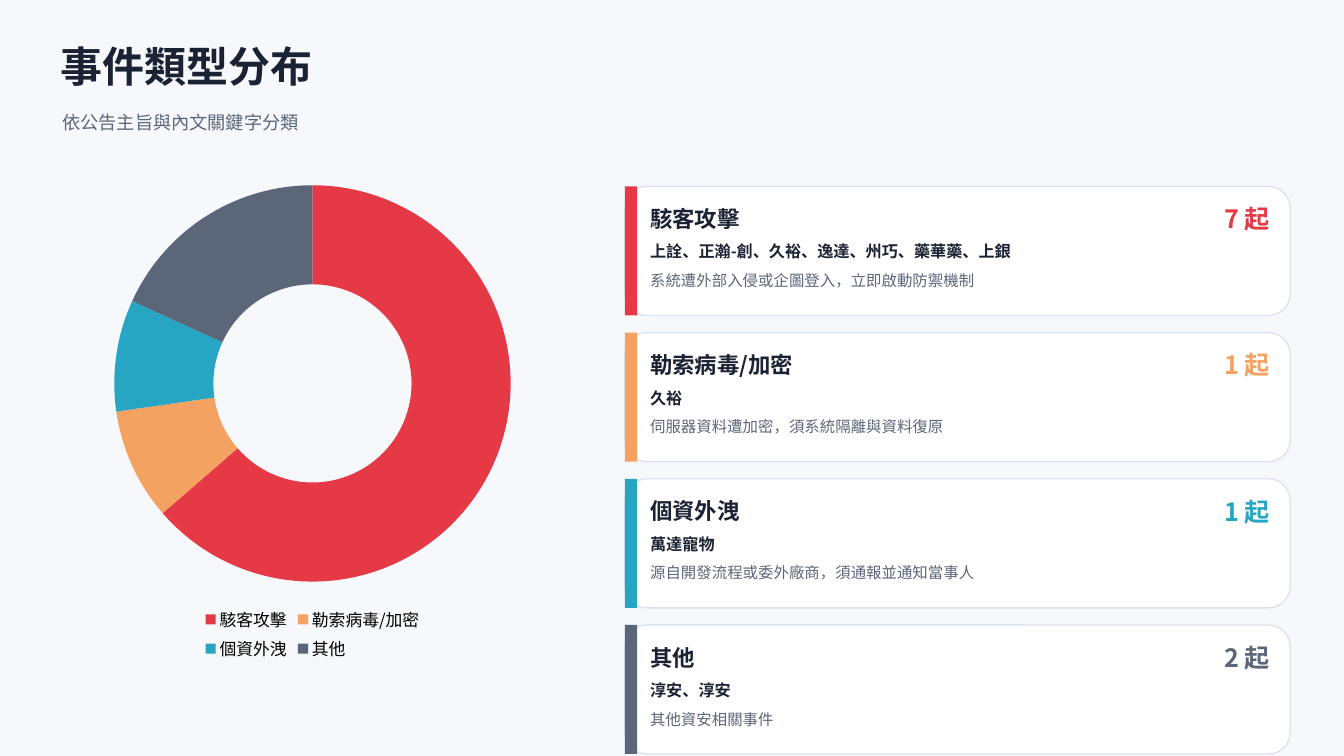
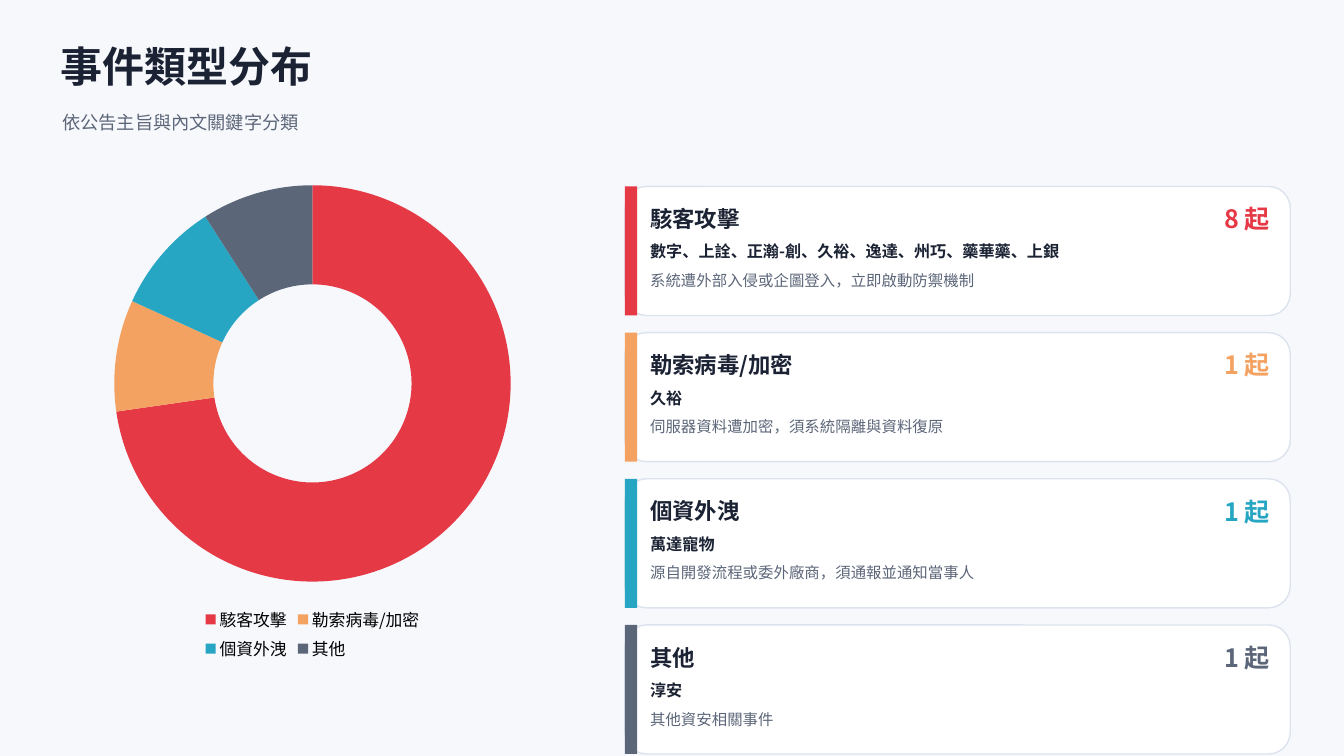
Before and after one commit to Johnnylin77/mops-isec-monitor, a slide deck: slide 3 of 資安事件因應分析.pptx. Drawn at 1344x756 pixels with LibreOffice and Linux fonts; fonts in the diff are those of the drawing. Boxes give left, top, right and bottom in pixels: in the first picture for what was removed or moved away, otherwise in the second. Text is boxed around its words. In the diff, an @@ line names an element or a change of style, - is before the commit and + after.

```diff
--- a/資安事件因應分析.pptx
+++ b/資安事件因應分析.pptx
@@ doughnut chart at box(50, 171, 575, 665) @@
@@ Series 1, 駭客攻擊: 64 to 73 @@
@@ Series 1, 其他: 18 to 9 @@
@@ text at box(1224, 206, 1270, 231): text changed @@
-7 起
+8 起
@@ text at box(650, 243, 1059, 259): text changed @@
-上詮、正瀚-創、久裕、逸達、州巧、藥華藥、上銀
+數字、上詮、正瀚-創、久裕、逸達、州巧、藥華藥、上銀
@@ text at box(1224, 646, 1270, 670): text changed @@
-2 起
+1 起
@@ text at box(650, 682, 682, 698): text changed @@
-淳安、淳安
+淳安
```
Also in this commit, not shown: 6 other slides changed, 2 other files.
